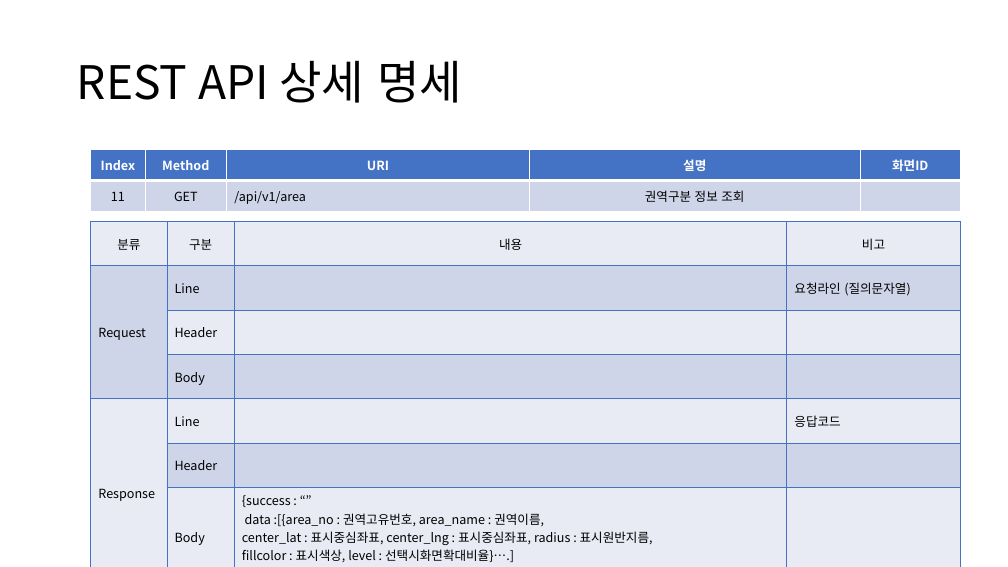
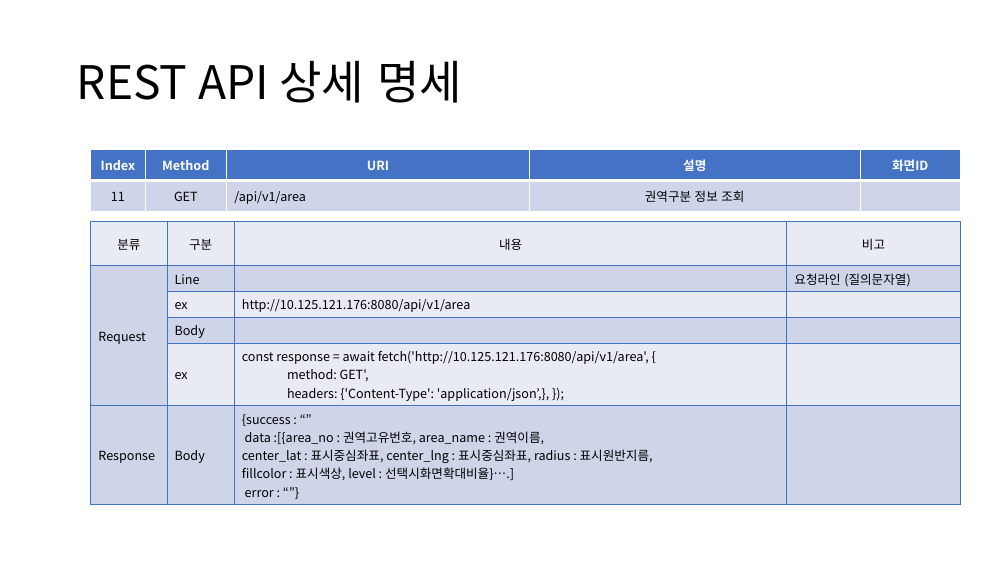
Before and after one commit to sujidaddy/workspace_miniproject, a slide deck: slide 33 of 미니프로젝트계획서제출용.pptx. Drawn at 1008x567 pixels with LibreOffice and Linux fonts; fonts in the diff are those of the drawing. Boxes give left, top, right and bottom in pixels: in the first picture for what was removed or moved away, otherwise in the second. Text is boxed around its words. In the diff, an @@ line names an element or a change of style, - is before the commit and + after.

```diff
--- a/미니프로젝트계획서제출용.pptx
+++ b/미니프로젝트계획서제출용.pptx
@@ table at (91,222,960,501) @@
-row 3, column 2: Header
+row 3, column 2: ex
-row 3, column 3: 
+row 3, column 3: http://10.125.121.176:8080/api/v1/area
-row 5: Response | Line |  | 응답코드
-row 6:  | Header |  | 
-row 7:  | Body | {success : “” data :[{area_no : 권역고유번호, area_name : 권역이름, / center_lat : 표시중심좌표, center_lng : 표시중심좌표, radius : 표시원반지름, / fillcolor : 표시색상, level : 선택시화면확대비율}….] / error : “”} | 
+row 5:  | ex | const response = await fetch('http://10.125.121.176:8080/api/v1/area', { / method: GET', / headers: {'Content-Type': 'application/json’,}, }); | 
+row 6: Response | Body | {success : “” data :[{area_no : 권역고유번호, area_name : 권역이름, / center_lat : 표시중심좌표, center_lng : 표시중심좌표, radius : 표시원반지름, / fillcolor : 표시색상, level : 선택시화면확대비율}….] / error : “”} | 
```
Also in this commit, not shown: 19 other slides changed, 11 other files.
